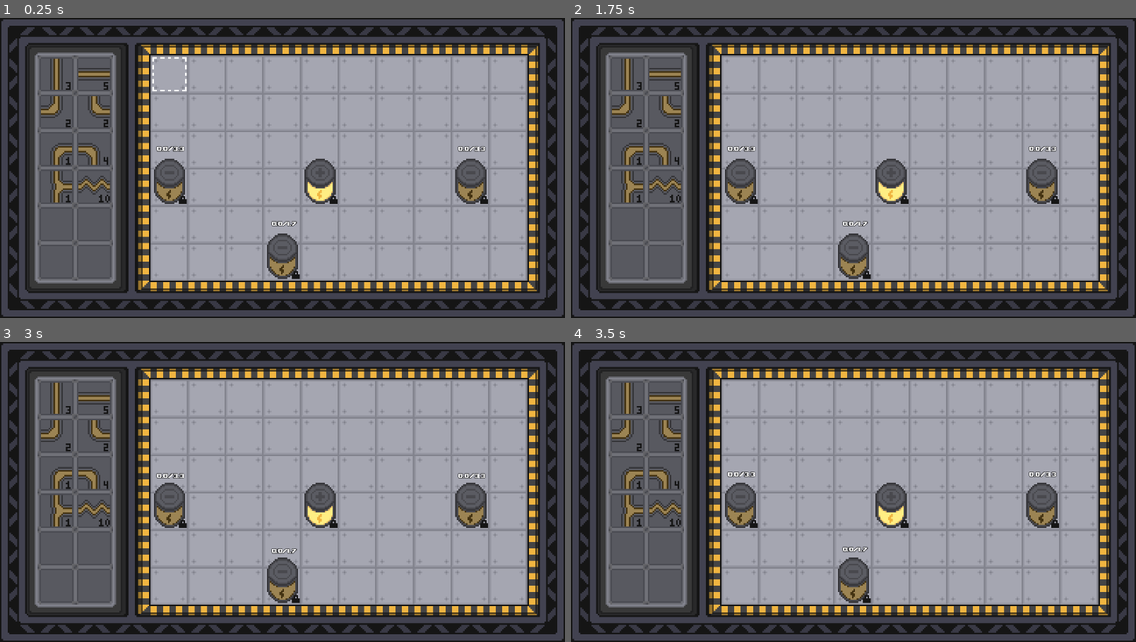
Above: before the commit, frames 1-4 (two rows, left to right).
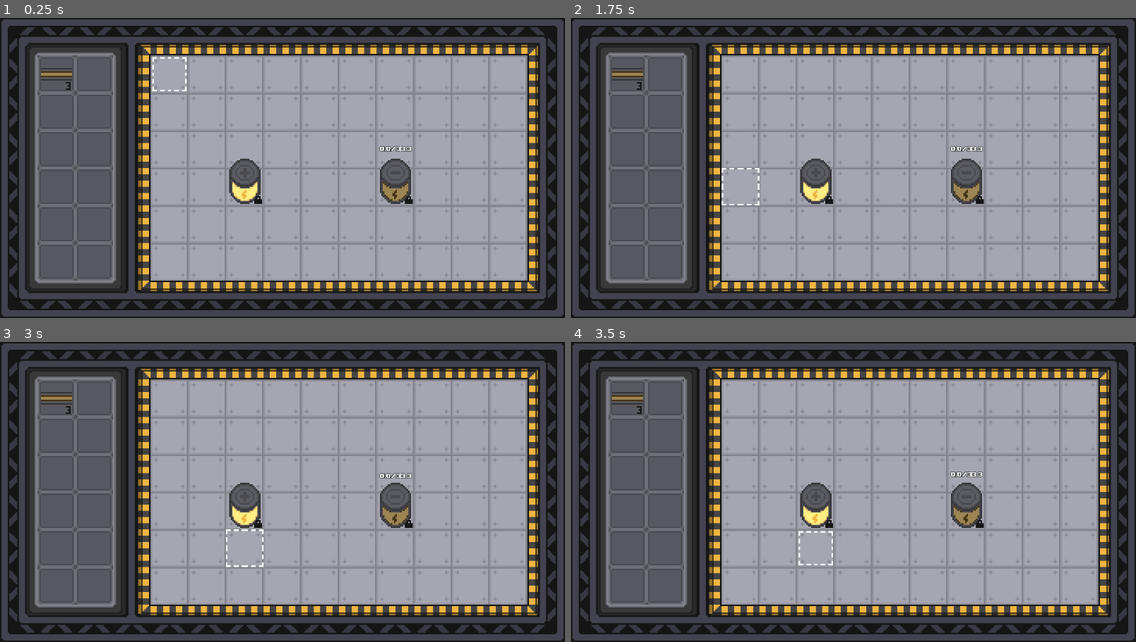
Above: after the commit, the same moments.

Repository: Jack-Frings/watts-the-problem
Game: Godot game, scene res://scenes/main.tscn
Same seed, same stepped clock (60 frames per second), same inputs: the game is played once before the commit and once after it.
Inputs (mouse positions are in pixels of both pictures, inside the frame that each line leads up to):
- Up to frame 1 (0.25 s): no input
- Up to frame 2 (1.75 s): tap Enter (select) at 0.5 s; move the mouse to (977, 153) at 0.52 s; hold E (erase) 0.53-1.28 s; tap Mouse wheel up (drop, bound only after the commit) at 0.8, 1.35 s; move the mouse to (740, 183) at 1.27 s; tap E (erase) at 1.55 s
- Up to frame 3 (3 s): tap Space at 2 s; move the mouse to (339, 426) at 2.02 s; hold E (erase) 2.03-2.78 s; tap Mouse wheel up (drop, bound only after the commit) at 2.3 s; tap Enter (select) at 2.75, 2.85 s; move the mouse to (254, 552) at 2.77 s
- Up to frame 4 (3.5 s): tap E (erase) at 3.05 s

The runs differ from the first frame. In frame 1, 6.4% of the frame differs, in the area x 7-87%, y 13-88%; in frame 2, 6.5%; in frame 3, 6.5%; in frame 4, 6.5%.

Commit message:
primitive level switching works

Diff:
--- /dev/null
+++ b/levels.json
@@ -0,0 +1,42 @@
+{
+"0": {
+	"component_lib": [
+		{"type": "StraightConnector", "rot": 1, "count": 3},
+	],
+	"circuit": [
+		{"x": 2, "y": 3, "type": "BatteryPositive", "rot": 0, "locked": true},
+		{"x": 6, "y": 3, "type": "BatteryNegative", "rot": 0, "locked": true, "wattage": 33.3},
+	]
+},
+"1": {
+	"component_lib": [
+		{"type": "StraightConnector", "rot": 0, "count": 21},
+		{"type": "RightAngleConnector", "rot": 0, "count": 3},
+		{"type": "RightAngleConnector", "rot": 1, "count": 3},
+		{"type": "RightAngleConnector", "rot": 2, "count": 3},
+		{"type": "RightAngleConnector", "rot": 3, "count": 2},
+	],
+	"circuit": [
+		{"x": 0, "y": 0, "type": "BatteryPositive", "rot": 0, "locked": true},
+		{"x": 6, "y": 3, "type": "BatteryNegative", "rot": 0, "locked": true, "wattage": 3.1},
+	]
+},
+"2": {
+	"component_lib": [
+		{"type": "StraightConnector", "rot": 0, "count": 3},
+		{"type": "StraightConnector", "rot": 1, "count": 5},
+		{"type": "RightAngleConnector", "rot": 0, "count": 2},
+		{"type": "RightAngleConnector", "rot": 1, "count": 2},
+		{"type": "RightAngleConnector", "rot": 2, "count": 1},
+		{"type": "RightAngleConnector", "rot": 3, "count": 4},
+		{"type": "ThreeWayConnector", "rot": 0, "count": 1},
+		{"type": "Resistor", "rot": 0, "count": 10},
+	],
+	"circuit": [
+		{"x": 4, "y": 3, "type": "BatteryPositive", "rot": 0, "locked": true},
+		{"x": 3, "y": 5, "type": "BatteryNegative", "rot": 0, "locked": true, "wattage": 1.7},
+		{"x": 0, "y": 3, "type": "BatteryNegative", "rot": 0, "locked": true, "wattage": 3.3},
+		{"x": 8, "y": 3, "type": "BatteryNegative", "rot": 0, "locked": true, "wattage": 3.3},
+	]
+},
+}
--- a/project.godot
+++ b/project.godot
@@ -27,26 +27,6 @@
 
 [input]
 
-up={
-"deadzone": 0.2,
-"events": [Object(InputEventKey,"resource_local_to_scene":false,"resource_name":"","device":-1,"window_id":0,"alt_pressed":false,"shift_pressed":false,"ctrl_pressed":false,"meta_pressed":false,"pressed":false,"keycode":0,"physical_keycode":4194320,"key_label":0,"unicode":0,"location":0,"echo":false,"script":null)
-]
-}
-down={
-"deadzone": 0.2,
-"events": [Object(InputEventKey,"resource_local_to_scene":false,"resource_name":"","device":-1,"window_id":0,"alt_pressed":false,"shift_pressed":false,"ctrl_pressed":false,"meta_pressed":false,"pressed":false,"keycode":0,"physical_keycode":4194322,"key_label":0,"unicode":0,"location":0,"echo":false,"script":null)
-]
-}
-left={
-"deadzone": 0.2,
-"events": [Object(InputEventKey,"resource_local_to_scene":false,"resource_name":"","device":-1,"window_id":0,"alt_pressed":false,"shift_pressed":false,"ctrl_pressed":false,"meta_pressed":false,"pressed":false,"keycode":0,"physical_keycode":4194319,"key_label":0,"unicode":0,"location":0,"echo":false,"script":null)
-]
-}
-right={
-"deadzone": 0.2,
-"events": [Object(InputEventKey,"resource_local_to_scene":false,"resource_name":"","device":-1,"window_id":0,"alt_pressed":false,"shift_pressed":false,"ctrl_pressed":false,"meta_pressed":false,"pressed":false,"keycode":0,"physical_keycode":4194321,"key_label":0,"unicode":0,"location":0,"echo":false,"script":null)
-]
-}
 select={
 "deadzone": 0.2,
 "events": [Object(InputEventKey,"resource_local_to_scene":false,"resource_name":"","device":-1,"window_id":0,"alt_press …(195 unchanged characters)…
@@ -66,6 +46,11 @@
 , Object(InputEventKey,"resource_local_to_scene":false,"resource_name":"","device":-1,"window_id":0,"alt_pressed":false …(183 unchanged characters)…
 ]
 }
+drop={
+"deadzone": 0.2,
+"events": [Object(InputEventMouseButton,"resource_local_to_scene":false,"resource_name":"","device":-1,"window_id":0,"alt_pressed":false,"shift_pressed":false,"ctrl_pressed":false,"meta_pressed":false,"button_mask":8,"position":Vector2(713, 8),"global_position":Vector2(722, 56),"factor":1.0,"button_index":4,"canceled":false,"pressed":true,"double_click":false,"script":null)
+]
+}
 
 [physics]
 
--- a/scripts/circuit/circuit_grid.gd
+++ b/scripts/circuit/circuit_grid.gd
@@ -35,6 +35,7 @@
 	self.root_node = root_node
 
 	self.icon_layer = icon_layer
+
 	var row = Array()
 	var locked_row = Array()
 	for x in range(width):
@@ -47,6 +48,32 @@
 	self.width = width
 	self.height = height
 
+func get_winning_status() -> bool:
+	for negative in negatives:
+		if not self.map[negative.y][negative.x].enabled:
+			return false
+	return true
+
+func refresh() -> void:
+	self.map = Array()
+	self.locked_table = Array()
+	self.positives = Array()
+	self.negatives = Array()
+
+	var row = Array()
+	var locked_row = Array()
+	for x in range(width):
+		row.append(null)
+		locked_row.append(false)
+	for y in range(height):
+		self.map.append(row.duplicate(true))
+		self.locked_table.append(locked_row.duplicate(true))
+
+	for scene in wattage_labels:
+		scene.queue_free()
+
+	wattage_labels = Array()
+
 func render() -> void:
 	for positive in positives:
 		var tile = self.map[positive.y][positive.x]
@@ -60,16 +87,20 @@
 	for y in range(len(self.map)):
 		for x in range(len(self.map[y])):
 			var tile = self.map[y][x]
+			self.battery_transition_left_layer.erase_cell(Vector2i(x, y))
+			self.battery_transition_right_layer.erase_cell(Vector2i(x, y))
+			self.battery_transition_down_layer.erase_cell(Vector2i(x, y))
+			self.battery_top_layer.erase_cell(Vector2i(x, y))
+			self.icon_layer.erase_cell(Vector2i(x, y))
+
 			if tile == null:
 				self.circuit_layer.erase_cell(Vector2i(x, y))
 			else:
 				self.circuit_layer.set_cell(Vector2i(x, y), tile.source_id, Vector2i(tile.atlas_x, tile.atlas_y), tile.get_rotation())
+
+
 				if tile is BatteryPositive or tile is BatteryNegative:
 					self.battery_top_layer.set_cell(Vector2i(x, y-1), tile.source_id, Vector2i(tile.top_atlas_x, tile.top_atlas_y), tile.get_rotation())
-
-					self.battery_transition_left_layer.erase_cell(Vector2i(x, y))
-					self.battery_transition_right_layer.erase_cell(Vector2i(x, y))
-					self.battery_transition_down_layer.erase_cell(Vector2i(x, y))
 
 					for ncon in get_neighbor_conections(x, y):
 						var nx = ncon[0]
--- a/scripts/circuit/component_lib.gd
+++ b/scripts/circuit/component_lib.gd
@@ -25,6 +25,26 @@
 		push_error("Component Lib Init: tiles length must equal tile_counts length")
 		root_node.get_tree().quit()
 
+	var row = Array()
+	for x in range(width):
+		row.append(null)
+	for y in range(height):
+		self.map.append(row.duplicate(true))
+
+	var x = 0
+	var y = 0
+	for tile in self.tiles:
+		self.map[y][x] = tile
+		x += 1
+		if x > width-1:
+			x = 0
+			y += 1
+
+func refresh(tiles: Array, tile_counts: Array) -> void:
+	self.tiles = tiles
+	self.tile_counts = tile_counts
+
+	self.map = Array()
 	var row = Array()
 	for x in range(width):
 		row.append(null)
--- /dev/null
+++ b/scripts/level_machine.gd
@@ -0,0 +1,65 @@
+class_name LevelMachine
+
+var cur: String
+var levels: Dictionary
+
+func _init(cur: int) -> void:
+	self.cur = str(cur)
+	self.levels = read_level_json()
+
+func level_setup(circuit_grid: CircuitGrid, comp_lib: ComponentLib):
+	circuit_grid.refresh()
+	for tile in self.levels[self.cur]["circuit"]:
+		circuit_grid.edit_tile(tile["x"], tile["y"], get_tile(tile), tile["locked"])
+
+	var tiles = Array()
+	var tile_counts = Array()
+	for tile in self.levels[self.cur]["component_lib"]:
+		tiles.append(get_tile(tile))
+		tile_counts.append((int)(tile["count"]))
+	comp_lib.refresh(tiles, tile_counts)
+
+func get_tile(tile) -> CircuitTile:
+	var type = tile["type"]
+	var rot = (int)(tile["rot"])
+	if type == "StraightConnector":
+		return StraightConnector.new(rot)
+	if type == "RightAngleConnector":
+		return RightAngleConnector.new(rot)
+	if type == "ThreeWayConnector":
+		return ThreeWayConnector.new(rot)
+	if type == "FourWayConnector":
+		return FourWayConnector.new(rot)
+	if type == "Diode":
+		return Diode.new(rot)
+	if type == "Resistor":
+		return Resistor.new(rot)
+	if type == "BatteryNegative":
+		return BatteryNegative.new(rot, tile["wattage"])
+	if type == "BatteryPositive":
+		return BatteryPositive.new(rot)
+
+	return null
+
+
+func next_level(circuit_grid: CircuitGrid, comp_lib: ComponentLib):
+	self.cur = str((int)(self.cur) + 1)
+	level_setup(circuit_grid, comp_lib)
+
+func get_level() -> String:
+	return self.cur
+
+func read_level_json() -> Dictionary:
+	var path = "res://levels.json"
+	if not FileAccess.file_exists(path):
+		push_error("File not found: %s" % path)
+		return {}
+	var f = FileAccess.open(path, FileAccess.READ)
+	if f == null:
+		push_error("Failed to open: %s" % path)
+		return {}
+	var text := f.get_as_text()
+	f.close()
+	var parsed = JSON.parse_string(text)
+
+	return parsed
--- a/scripts/main.gd
+++ b/scripts/main.gd
@@ -24,6 +24,7 @@
 
 var circuit_grid
 var component_lib
+var level_machine
 
 var circuit_width = 10
 var circuit_height = 6
@@ -59,13 +60,14 @@
 	component_lib = ComponentLib.new(circuit_layer, icon_layer, component_lib_origin, component_lib_width, component_lib_height, \
 										tiles, tile_counts, self)
 
-	circuit_grid.edit_tile(4, 3, BatteryPositive.new(0), true)
-	circuit_grid.edit_tile(3, 5, BatteryNegative.new(0, 1.7), true)
-	circuit_grid.edit_tile(0, 3, BatteryNegative.new(0, 3.3), true)
-	circuit_grid.edit_tile(8, 3, BatteryNegative.new(0, 3.3), true)
+	level_machine = LevelMachine.new(0)
+	level_machine.level_setup(circuit_grid, component_lib)
+
 
 # Called every frame. 'delta' is the elapsed time since the previous frame.
 func _process(delta: float) -> void:
+	if circuit_grid.get_winning_status():
+		level_machine.next_level(circuit_grid, component_lib)
 	player_action()
 	circuit_grid.render()
 	component_lib.render()
@@ -110,14 +112,13 @@
 		self.selection_layer.set_cell(Vector2i(px, py),2, Vector2i(p_tile.atlas_x, p_tile.atlas_y), p_tile.get_rotation()) # grayed-out tile icon
 
 
-
 func player_action() -> void:
 	if Input.is_action_pressed("erase") and p_workspace == WORKSPACE.CIRCUIT:
 		var tile = circuit_grid.map[py][px]
 		component_lib.add_tile_to_parts(tile)
 		circuit_grid.erase_tile(px, py)
 
-		if p_tile == null: p_tile = tile
+		if p_tile == null and contains(tiles, tile): p_tile = tile
 
 	if Input.is_action_pressed("select"):
 		if p_workspace ==  WORKSPACE.COMPONENT_LIB:
@@ -131,5 +132,14 @@
 					if component_lib.get_count(p_tile) <= 0:
 						p_tile = null
 
-	if Input.is_action_just_pressed("escape"):
+	if Input.is_action_pressed("escape"):
 		get_tree().quit()
+
+	if Input.is_action_just_pressed("drop"):
+		p_tile = null
+
+func contains(tiles, other):
+	for tile in tiles:
+		if tile.equals(other):
+			return true
+	return false
Not shown, added: scripts/level_machine.gd.uid
